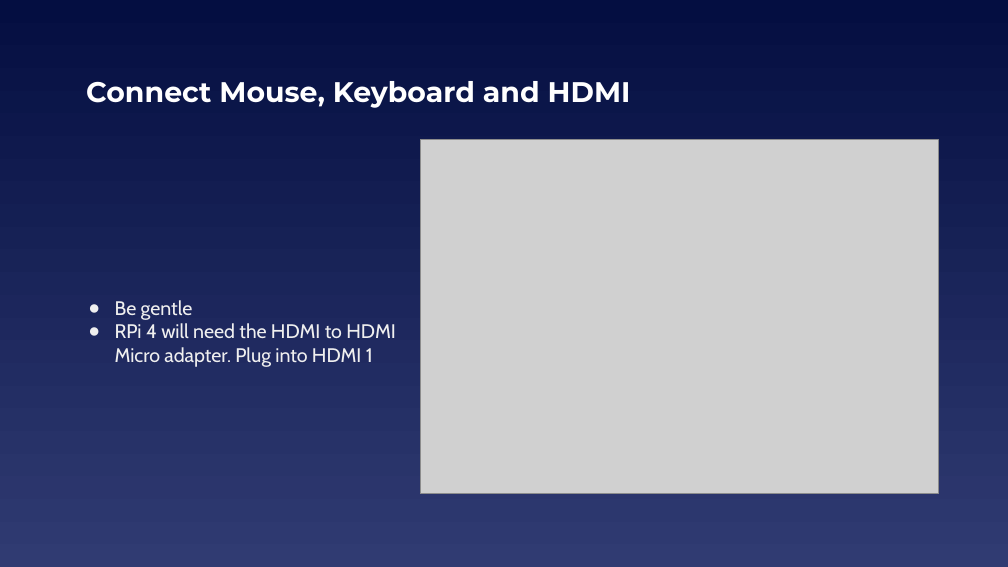
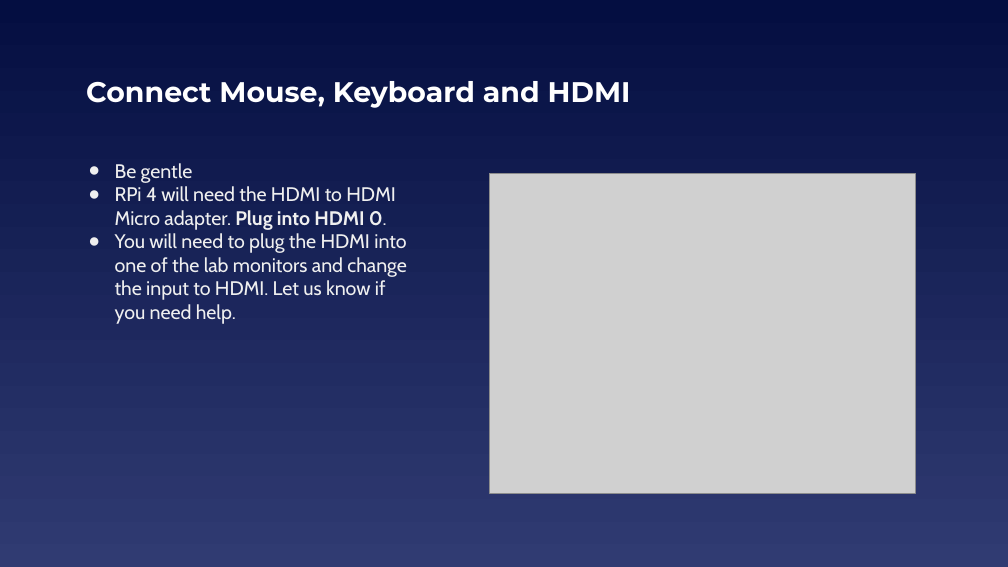
Before and after one commit to EELabMan/Raspberry-Pi-Intro, a slide deck: slide 7 of Raspberry Pi Intro.pptx (slide 10 before the commit). Drawn at 1008x567 pixels with LibreOffice and Linux fonts; fonts in the diff are those of the drawing; grey boxes stand for pictures. Boxes give left, top, right and bottom in pixels: in the first picture for what was removed or moved away, otherwise in the second. Text is boxed around its words. In the diff, an @@ line names an element or a change of style, - is before the commit and + after.

```diff
--- a/Raspberry Pi Intro.pptx
+++ b/Raspberry Pi Intro.pptx
@@ text "Be gentle" at (115, 163, 407, 324): vertical alignment middle to top @@
@@ picture: place and size @@
-picture at (420, 140, 939, 494)
+picture at (489, 173, 916, 493)
@@ text at (115, 186, 407, 324): text changed @@
-● RPi 4 will need the HDMI to HDMI Micro adapter. Plug into HDMI 1
+● RPi 4 will need the HDMI to HDMI Micro adapter. Plug into HDMI 0.
+● You will need to plug the HDMI into one of the lab monitors and change the input to HDMI. Let us know if you need help.
```
Also in this commit, not shown: 8 other slides changed, 7 slides added, 1 slide removed, 2 other files.
